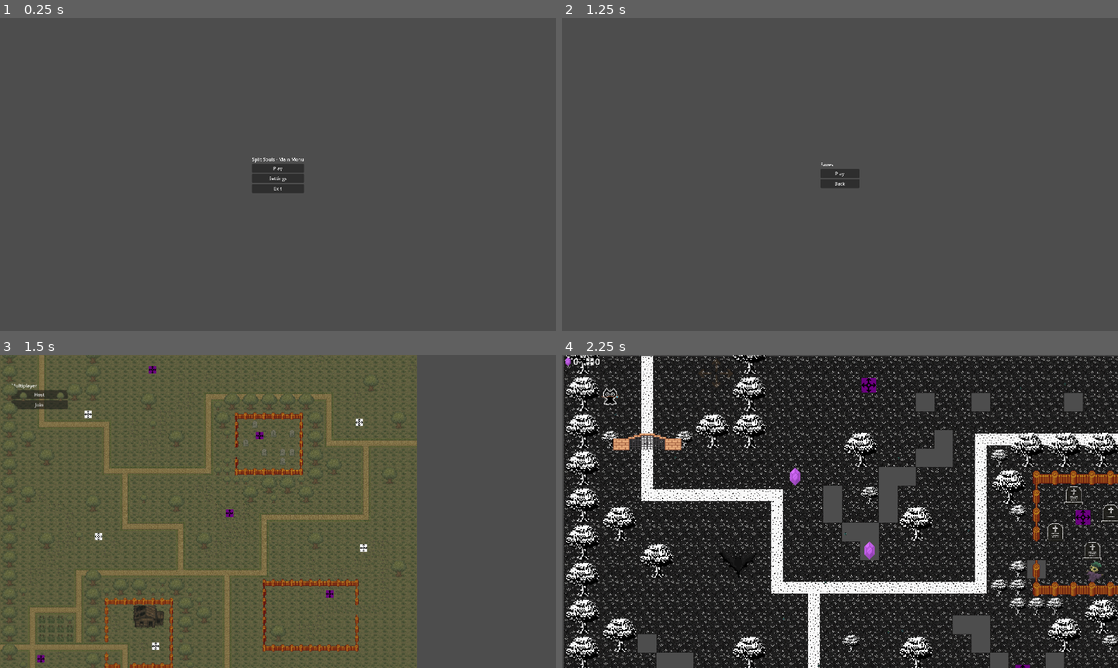
Above: before the commit, frames 1-4 (two rows, left to right).
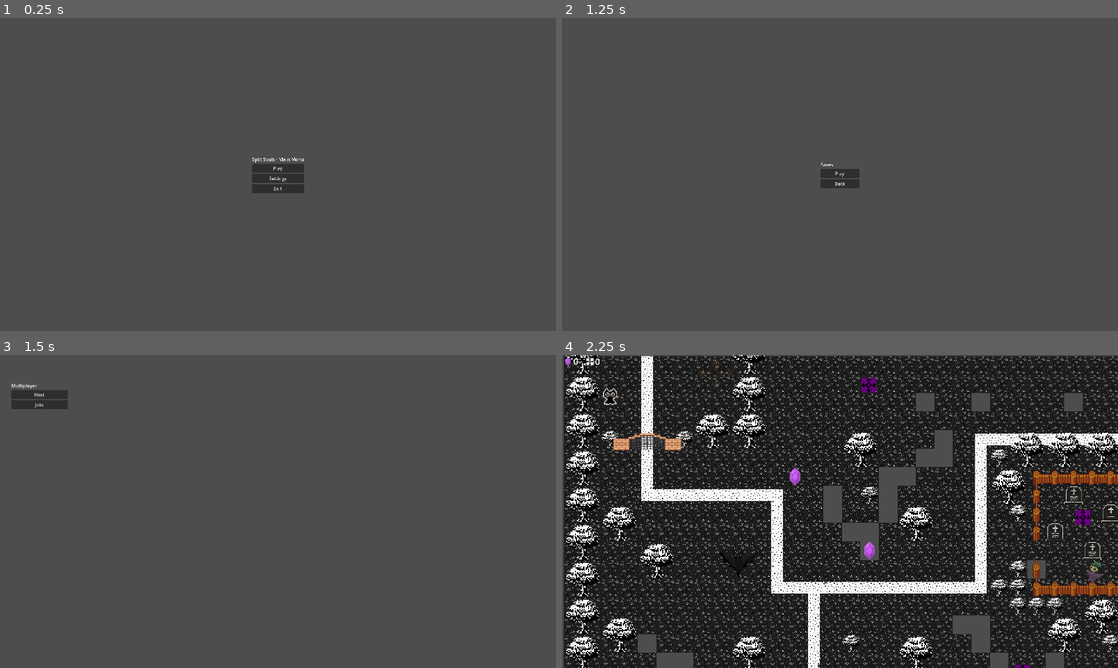
Above: after the commit, the same moments.

Repository: royalcaster/split-souls
Game: Godot game, scene res://scenes/ui/MainMenu.tscn
The game is run twice, just before and just after one commit, with the same random seed, the same clock (stepped at 60 frames per second) and the same inputs. The engine's default icon, where the game draws it, is replaced by a stand-in: a white triangle on a blue panel in a dark square.
Inputs:
- Up to frame 1 (0.25 s): no input
- Up to frame 2 (1.25 s): click "Play" at 0.5 s
- Up to frame 3 (1.5 s): click "Play" at 1.25 s
- Up to frame 4 (2.25 s): click "Host" at 2 s

Frames 1-2 are identical in both runs. In frame 3, 22% of the frame differs, in the area x 0-75%, y 0-100%; in frame 4, nothing differs.

Commit message:
players can also press the item to activate it + the cursor changes

Diff:
--- a/scenes/game/Game.tscn
+++ b/scenes/game/Game.tscn
@@ -31,15 +31,18 @@
 bug_count = 50
 
 [node name="ground" type="TileMapLayer" parent="." groups=["map_content"]]
+visible = false
 tile_map_data = PackedByteArray("AAAAAAAAAQABAAAAAAABAAAAAQABAAAAAAABAAEAAQABAAAAAAACAAEAAQABAAAAAAADAAIAAQABAAAAAAAEAA …(24400 unchanged characters)…
 tile_set = ExtResource("2_56wml")
 
 [node name="border_trees" type="TileMapLayer" parent="." groups=["map_content"]]
+visible = false
 y_sort_enabled = true
 tile_map_data = PackedByteArray("AAAOABoABAACAAAAAAAOABsAAQADAAMAAAAOABwAAQADAAQAAAAOAB0AAQADAAUAAAAPABoABAACAAAAAAAPAB …(6240 unchanged characters)…
 tile_set = ExtResource("6_vg8p7")
 
 [node name="objects" type="TileMapLayer" parent="." groups=["map_content"]]
+visible = false
 y_sort_enabled = true
 tile_map_data = PackedByteArray("AAAOABoABAACAAAAAAAOABsAAQADAAMAAAAOABwAAQADAAQAAAAOAB0AAQADAAUAAAAPABoABAACAAAAAAAPAB …(2928 unchanged characters)…
 tile_set = ExtResource("2_56wml")
@@ -150,6 +153,12 @@
 vframes = 2
 frame = 3
 
+[node name="TextureRect" type="TextureRect" parent="HUD"]
+offset_left = 84.0
+offset_top = 11.0
+offset_right = 109.0
+offset_bottom = 35.0
+
 [node name="Direcitons" type="Sprite2D" parent="HUD"]
 position = Vector2(96.35, 22.87)
 scale = Vector2(0.04, 0.04)
@@ -183,7 +192,8 @@
 position = Vector2(417, 957)
 scale = Vector2(1.2, 1.2)
 
-[node name="ItemsLight" type="Node2D" parent="."]
+[node name="ItemsLight" type="Node2D" parent="." groups=["map_content"]]
+visible = false
 
 [node name="ItemLight" parent="ItemsLight" groups=["item", "map_content"] instance=ExtResource("18_vj8ay")]
 position = Vector2(298, 217)
@@ -200,7 +210,8 @@
 [node name="ItemLight5" parent="ItemsLight" groups=["item", "map_content"] instance=ExtResource("18_vj8ay")]
 position = Vector2(334, 639)
 
-[node name="ItemsDark" type="Node2D" parent="."]
+[node name="ItemsDark" type="Node2D" parent="." groups=["map_content"]]
+visible = false
 
 [node name="ItemDark" parent="ItemsDark" groups=["item", "map_content"] instance=ExtResource("17_2kuj7")]
 position = Vector2(520, 63)
@@ -219,3 +230,5 @@
 
 [connection signal="pressed" from="Multiplayer/VBoxContainer/Host" to="." method="_on_host_pressed"]
 [connection signal="pressed" from="Multiplayer/VBoxContainer/Join" to="." method="_on_join_pressed"]
+[connection signal="gui_input" from="HUD/TextureRect" to="." method="_on_texture_rect_gui_input"]
+[connection signal="mouse_exited" from="HUD/TextureRect" to="." method="_on_texture_rect_mouse_exited"]
--- a/src/Game.gd
+++ b/src/Game.gd
@@ -311,3 +311,14 @@
 func update_client_item_count(new_count: int):
 	if not multiplayer.is_server():
 		self.current_crystal_direction_items = new_count
+
+func _on_texture_rect_gui_input(event): # crytal item can also be used by clicking on it
+	if event is InputEventMouseMotion:
+		$HUD/TextureRect.mouse_default_cursor_shape = Input.CURSOR_POINTING_HAND
+
+	if event is InputEventMouseButton and event.pressed:
+		rpc("request_consume_crystal_item", multiplayer.is_server())
+
+
+func _on_texture_rect_mouse_exited():
+	$HUD/TextureRect.mouse_default_cursor_shape = Input.CURSOR_ARROW
